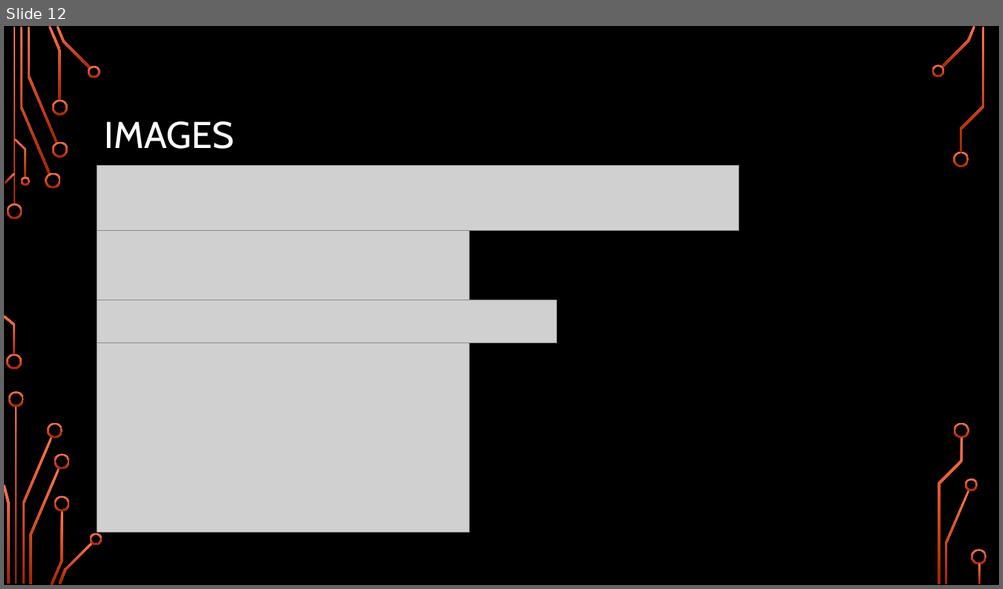
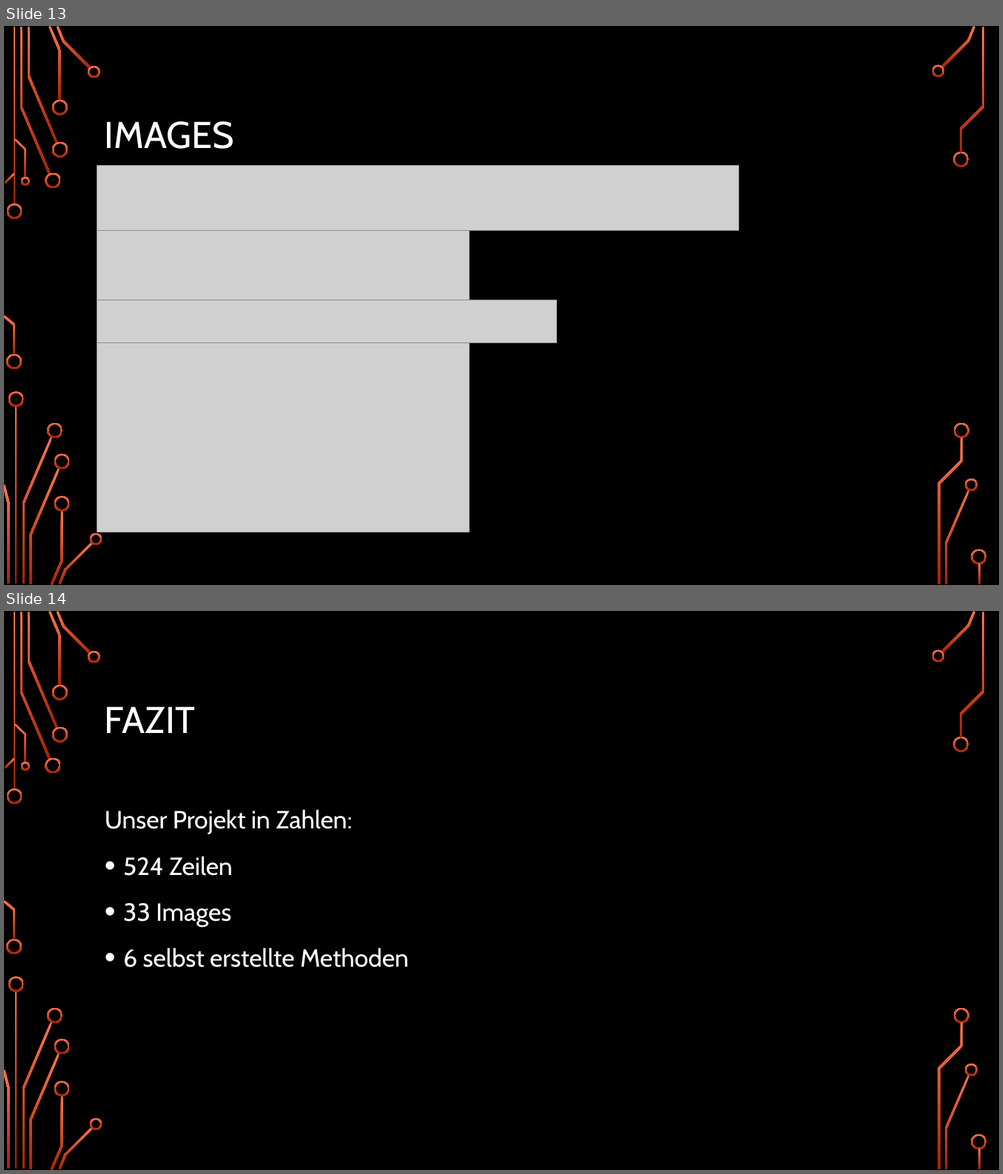
Before and after one commit to Hamschda/Minesweeper-1.0, a slide deck: IT-Kurzprojekt.pptx. Shown one above the other, each under a label of ours: slide 12 before the commit, slides 13 and 14 after it. The pictures are 1003x589 and 1003x1174 pixels, drawn with LibreOffice and Linux fonts; fonts in the diff are those of the drawing; grey boxes stand for pictures; background and template pictures are left out. Boxes give left, top, right and bottom in pixels: in the first picture for what was removed or moved away, otherwise in the second. Text is boxed around its words. In the diff, an @@ line names an element or a change of style, - is before the commit and + after.

```diff
--- a/IT-Kurzprojekt.pptx
+++ b/IT-Kurzprojekt.pptx
@@ slide 14 added at <box>4,611,999,1170</box>, background picture (left out); not listed: 36 template elements that a slide beside it also shows @@
@@ title added at <box>105,706,195,733</box>, 36 pt, text #FFFFFF @@
+FAZIT
@@ text added at <box>105,809,409,968</box>, 24 pt, text #FFFFFF @@
+Unser Projekt in Zahlen:
+• 524 Zeilen
+• 33 Images
+• 6 selbst erstellte Methoden
@@ what was slide 12 is now slide 13 @@
```
Also in this commit, not shown: 4 other slides added, 2 slides removed.
